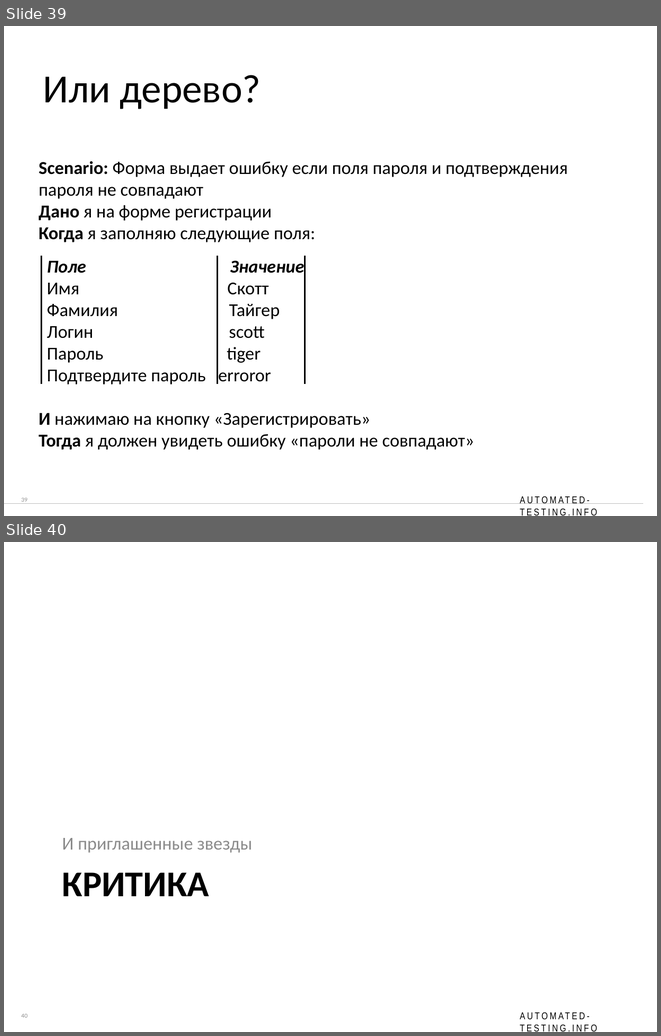
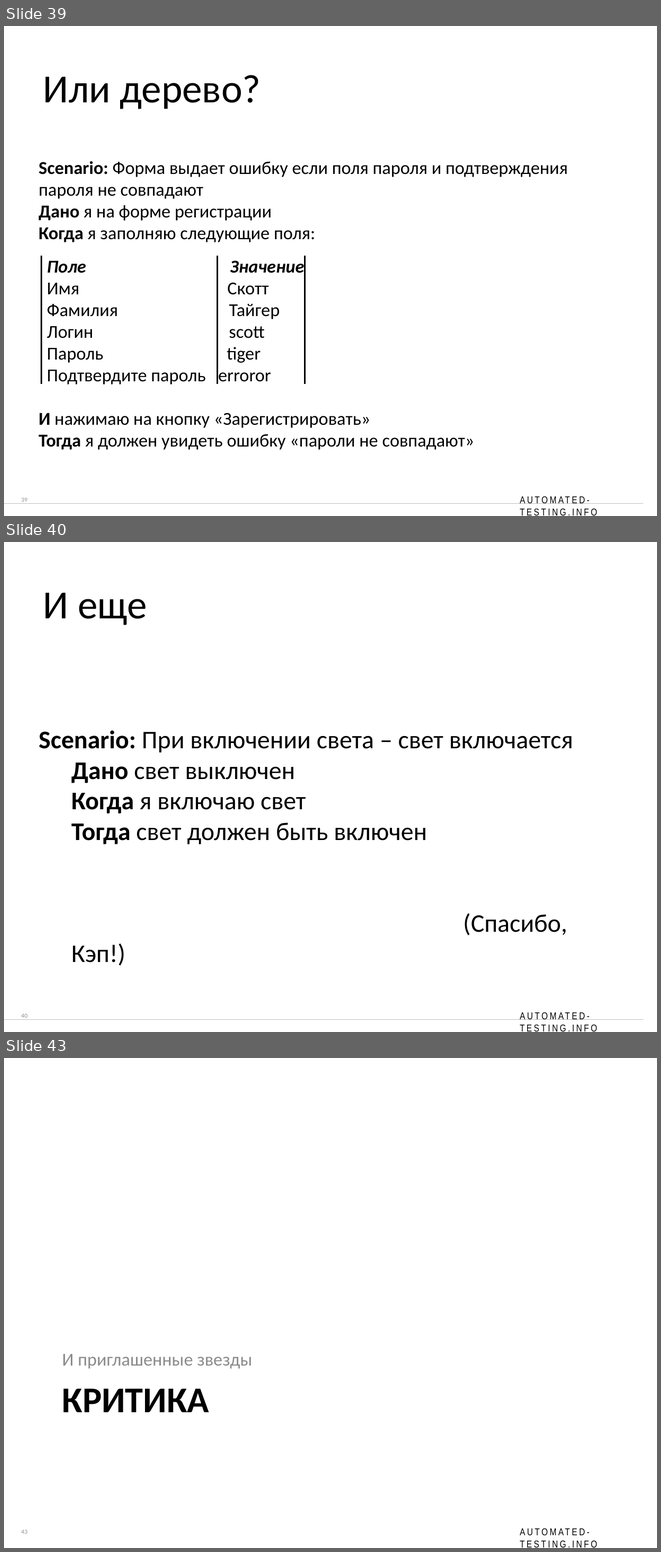
Before and after one commit to dmizverev/at-info, a slide deck: posidelki-16/presentation/Posidelki-16 - Specflow.pptx. Shown one above the other, each under a label of ours: slides 39 and 40 before the commit, slides 39, 40 and 43 after it; the slides between them are not shown. The pictures are 661x1036 and 661x1552 pixels, drawn with LibreOffice and Linux fonts; fonts in the diff are those of the drawing; background and template pictures are left out. Boxes give left, top, right and bottom in pixels: in the first picture for what was removed or moved away, otherwise in the second. Text is boxed around its words. In the diff, an @@ line names an element or a change of style, - is before the commit and + after.

```diff
--- a/posidelki-16/presentation/Posidelki-16 - Specflow.pptx
+++ b/posidelki-16/presentation/Posidelki-16 - Specflow.pptx
@@ slide 40 added at (4, 542, 657, 1032), background #FFFFFF; not listed: 3 template elements that a slide beside it also shows @@
@@ title added at (43, 592, 147, 625), 44 pt, text #000000 @@
+И еще
@@ text added at (38, 730, 573, 935), 28 pt, text #000000 @@
+Scenario: При включении света – свет включается
+  Дано свет выключен
+  Когда я включаю свет
+  Тогда свет должен быть включен
+  (Спасибо, Кэп!)
@@ what was slide 40 is now slide 43 @@
@@ page number at (21, 1529, 28, 1533): text changed @@
-40
+43
```
Also in this commit, not shown: 2 other slides added.
